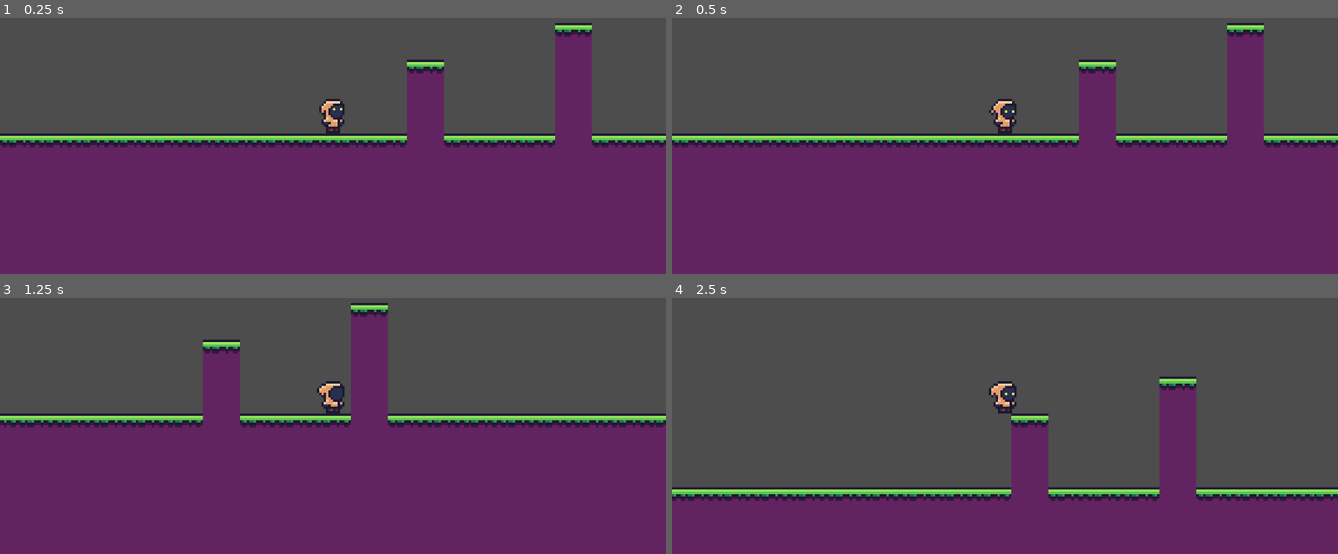
Above: before the commit, frames 1-4 (two rows, left to right).
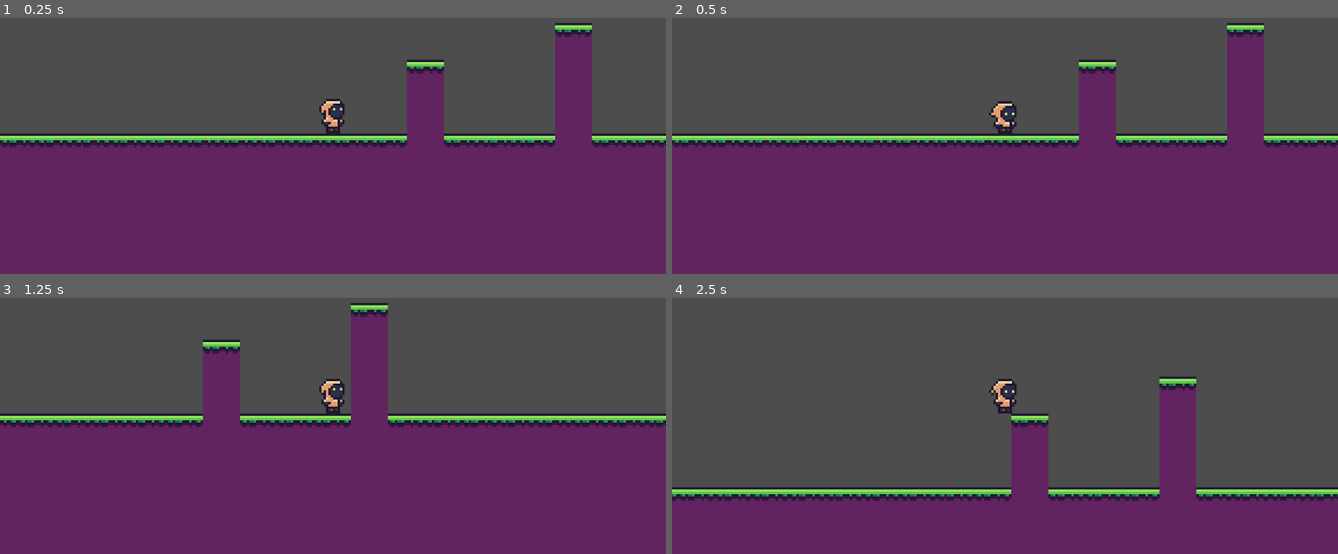
Above: after the commit, the same moments.

Repository: JimmyLefebvre/GameJam
Game: Godot game, scene res://Assets/Scenes/Zones/zone_1.tscn
Two runs of this game, one before a commit and one after it. Both use one fixed random seed, a clock stepped at 60 frames per second and the inputs below.
Inputs:
- Up to frame 1 (0.25 s): no input
- Up to frame 2 (0.5 s): no input
- Up to frame 3 (1.25 s): hold D (move_right) from 0.53 s (still down); tap Space (jump) at 0.6, 0.77, 1.07 s
- Up to frame 4 (2.5 s): tap Space (jump) at 1.35, 1.52, 1.82, 2.1 s; release D (move_right) at 2.03 s; hold A (move_left) from 2.03 s (still down)

Frame 1 is identical in both runs. In frame 2, 0.2% of the frame differs, in the area x 47-52%, y 31-44%; in frame 3, 0.2%; in frame 4, 0.2%.

Commit message:
animation

Diff:
--- a/Assets/Scenes/player.tscn
+++ b/Assets/Scenes/player.tscn
@@ -2,13 +2,14 @@
 
 [ext_resource type="Texture2D" uid="uid://cqpkv26r0rx3u" path="res://Assets/Sprites/player.png" id="1_6cd4h"]
 [ext_resource type="Script" uid="uid://ctjnt8wiwl5es" path="res://Assets/Scripts/player_controller.gd" id="1_7dd06"]
+[ext_resource type="Script" uid="uid://c1uacfga5xfm2" path="res://Assets/Scripts/player_animation.gd" id="2_38rej"]
 
 [sub_resource type="Animation" id="Animation_38rej"]
 length = 0.001
 tracks/0/type = "value"
 tracks/0/imported = false
 tracks/0/enabled = true
-tracks/0/path = NodePath("AgentAnimation/Sprite2D:region_rect")
+tracks/0/path = NodePath("PlayerAnimation/Sprite2D:region_rect")
 tracks/0/interp = 1
 tracks/0/loop_wrap = true
 tracks/0/keys = {
@@ -18,27 +19,80 @@
 "values": [Rect2(32, 0, 16, 16)]
 }
 
+[sub_resource type="Animation" id="Animation_23lac"]
+resource_name = "fall"
+step = 0.1
+tracks/0/type = "value"
+tracks/0/imported = false
+tracks/0/enabled = true
+tracks/0/path = NodePath("PlayerAnimation/Sprite2D:region_rect")
+tracks/0/interp = 1
+tracks/0/loop_wrap = true
+tracks/0/keys = {
+"times": PackedFloat32Array(0),
+"transitions": PackedFloat32Array(1),
+"update": 0,
+"values": [Rect2(0, 48, 16, 16)]
+}
+
 [sub_resource type="Animation" id="Animation_7dd06"]
 resource_name = "idle"
-length = 2.0
+length = 1.6
+loop_mode = 1
 step = 0.25
 tracks/0/type = "value"
 tracks/0/imported = false
 tracks/0/enabled = true
-tracks/0/path = NodePath("AgentAnimation/Sprite2D:region_rect")
+tracks/0/path = NodePath("PlayerAnimation/Sprite2D:region_rect")
 tracks/0/interp = 0
 tracks/0/loop_wrap = true
 tracks/0/keys = {
-"times": PackedFloat32Array(0, 0.25, 0.5, 0.75, 1, 1.25, 1.5, 2),
-"transitions": PackedFloat32Array(1, 1, 1, 1, 1, 1, 1, 1),
+"times": PackedFloat32Array(0, 0.25, 0.5, 0.75, 1, 1.25, 1.5),
+"transitions": PackedFloat32Array(1, 1, 1, 1, 1, 1, 1),
 "update": 0,
-"values": [Rect2(0, 0, 16, 16), Rect2(16, 0, 16, 16), Rect2(32, 0, 16, 16), Rect2(48, 0, 16, 16), Rect2(64, 0, 16, 16), Rect2(80, 0, 16, 16), Rect2(96, 0, 16, 16), Rect2(96, 0, 16, 16)]
+"values": [Rect2(96, 0, 16, 16), Rect2(16, 0, 16, 16), Rect2(32, 0, 16, 16), Rect2(48, 0, 16, 16), Rect2(64, 0, 16, 16), Rect2(80, 0, 16, 16), Rect2(96, 0, 16, 16)]
+}
+
+[sub_resource type="Animation" id="Animation_w3t24"]
+resource_name = "jump"
+step = 0.1
+tracks/0/type = "value"
+tracks/0/imported = false
+tracks/0/enabled = true
+tracks/0/path = NodePath("PlayerAnimation/Sprite2D:region_rect")
+tracks/0/interp = 1
+tracks/0/loop_wrap = true
+tracks/0/keys = {
+"times": PackedFloat32Array(0),
+"transitions": PackedFloat32Array(1),
+"update": 0,
+"values": [Rect2(0, 32, 16, 16)]
+}
+
+[sub_resource type="Animation" id="Animation_t1xgp"]
+resource_name = "move"
+loop_mode = 1
+step = 0.25
+tracks/0/type = "value"
+tracks/0/imported = false
+tracks/0/enabled = true
+tracks/0/path = NodePath("PlayerAnimation/Sprite2D:region_rect")
+tracks/0/interp = 0
+tracks/0/loop_wrap = true
+tracks/0/keys = {
+"times": PackedFloat32Array(0, 0.25, 0.5, 0.75, 1),
+"transitions": PackedFloat32Array(1, 1, 1, 1, 1),
+"update": 0,
+"values": [Rect2(0, 16, 16, 16), Rect2(16, 16, 16, 16), Rect2(32, 16, 16, 16), Rect2(48, 16, 16, 16), Rect2(0, 16, 16, 16)]
 }
 
 [sub_resource type="AnimationLibrary" id="AnimationLibrary_38rej"]
 _data = {
 &"RESET": SubResource("Animation_38rej"),
-&"idle": SubResource("Animation_7dd06")
+&"fall": SubResource("Animation_23lac"),
+&"idle": SubResource("Animation_7dd06"),
+&"jump": SubResource("Animation_w3t24"),
+&"move": SubResource("Animation_t1xgp")
 }
 
 [sub_resource type="CapsuleShape2D" id="CapsuleShape2D_7dd06"]
@@ -52,14 +106,16 @@
 offset = Vector2(0, -20)
 zoom = Vector2(4, 4)
 
-[node name="AgentAnimation" type="Node2D" parent="." unique_id=1592837999]
+[node name="PlayerAnimation" type="Node2D" parent="." unique_id=1592837999]
+script = ExtResource("2_38rej")
 
-[node name="AnimationPlayer" type="AnimationPlayer" parent="AgentAnimation" unique_id=2114183147]
+[node name="AnimationPlayer" type="AnimationPlayer" parent="PlayerAnimation" unique_id=2114183147]
 root_node = NodePath("../..")
 libraries/ = SubResource("AnimationLibrary_38rej")
 autoplay = &"idle"
+speed_scale = 1.5
 
-[node name="Sprite2D" type="Sprite2D" parent="AgentAnimation" unique_id=1408506829]
+[node name="Sprite2D" type="Sprite2D" parent="PlayerAnimation" unique_id=1408506829]
 position = Vector2(0, -8)
 texture = ExtResource("1_6cd4h")
 region_enabled = true
--- /dev/null
+++ b/Assets/Scripts/player_animation.gd
@@ -0,0 +1,5 @@
+extends Node2D
+
+@export var player_controller : player_controller
+@export var animation_player : AnimationPlayer
+@export var sprite : Sprite2D
--- a/Assets/Scripts/player_controller.gd
+++ b/Assets/Scripts/player_controller.gd
@@ -1,5 +1,5 @@
 extends CharacterBody2D
-
+class_name player_controller
 @export var speed = 10.0
 @export var jump_power = 10.0
 
Not shown, added: Assets/Scripts/player_animation.gd.uid
